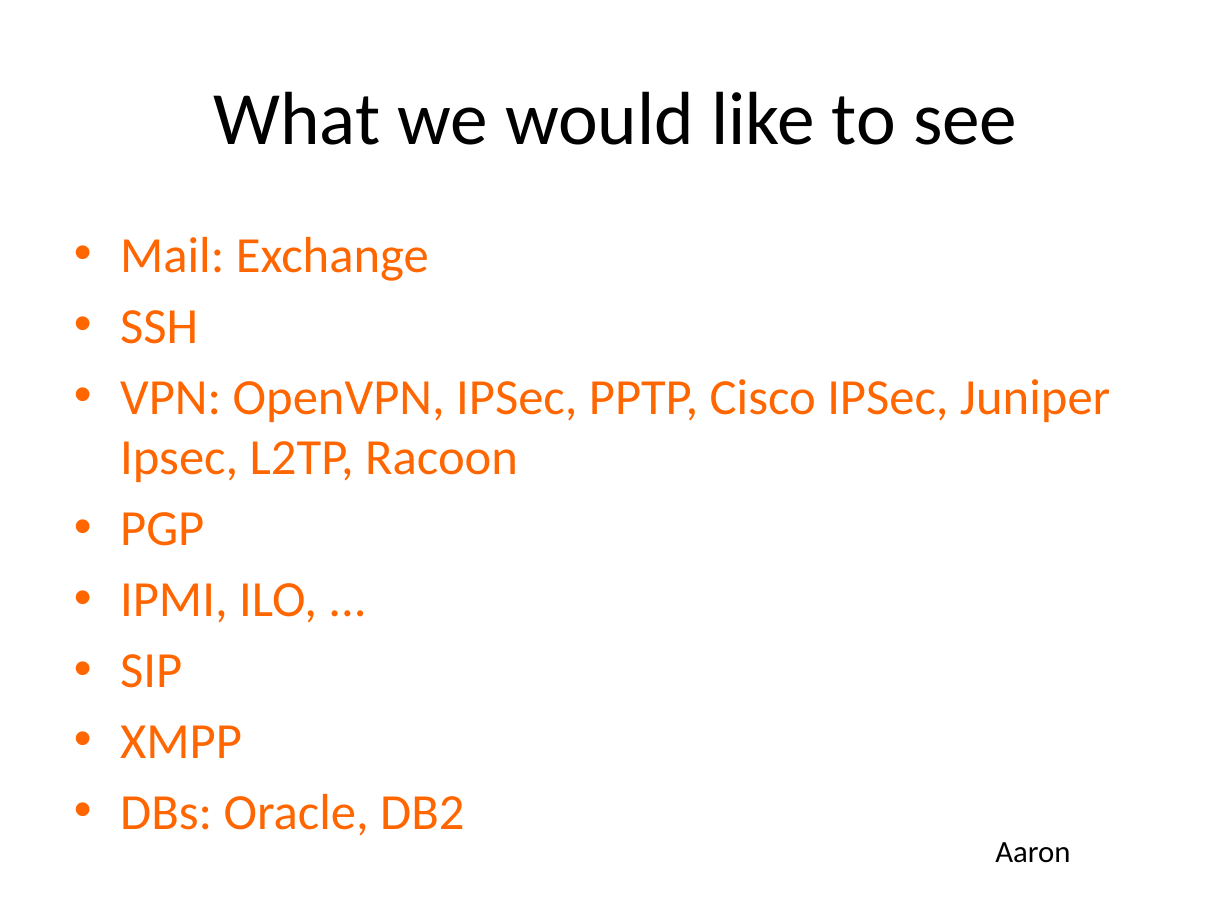
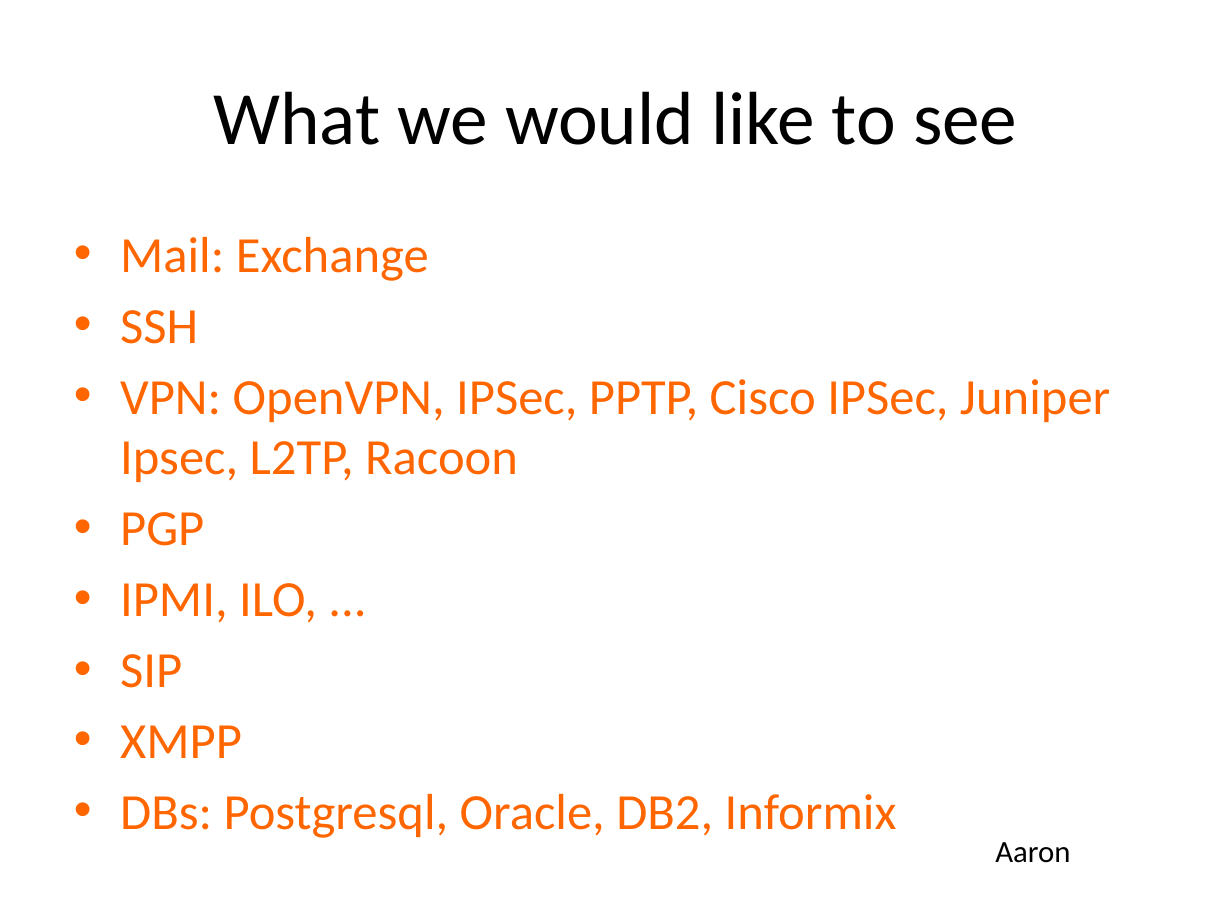
Before and after one commit to BetterCrypto/Applied-Crypto-Hardening, a slide deck: slide 30 of presentations/20131122-Deepsec-ACH project.pptx. Drawn at 1232x924 pixels with LibreOffice and Linux fonts; fonts in the diff are those of the drawing. Boxes give left, top, right and bottom in pixels: in the first picture for what was removed or moved away, otherwise in the second. Text is boxed around its words. In the diff, an @@ line names an element or a change of style, - is before the commit and + after.

```diff
--- a/presentations/20131122-Deepsec-ACH project.pptx
+++ b/presentations/20131122-Deepsec-ACH project.pptx
@@ text at [120,794,897,838]: text changed @@
-• DBs: Oracle, DB2
+• DBs: Postgresql, Oracle, DB2, Informix
```
Also in this commit, not shown: 5 other slides changed.
